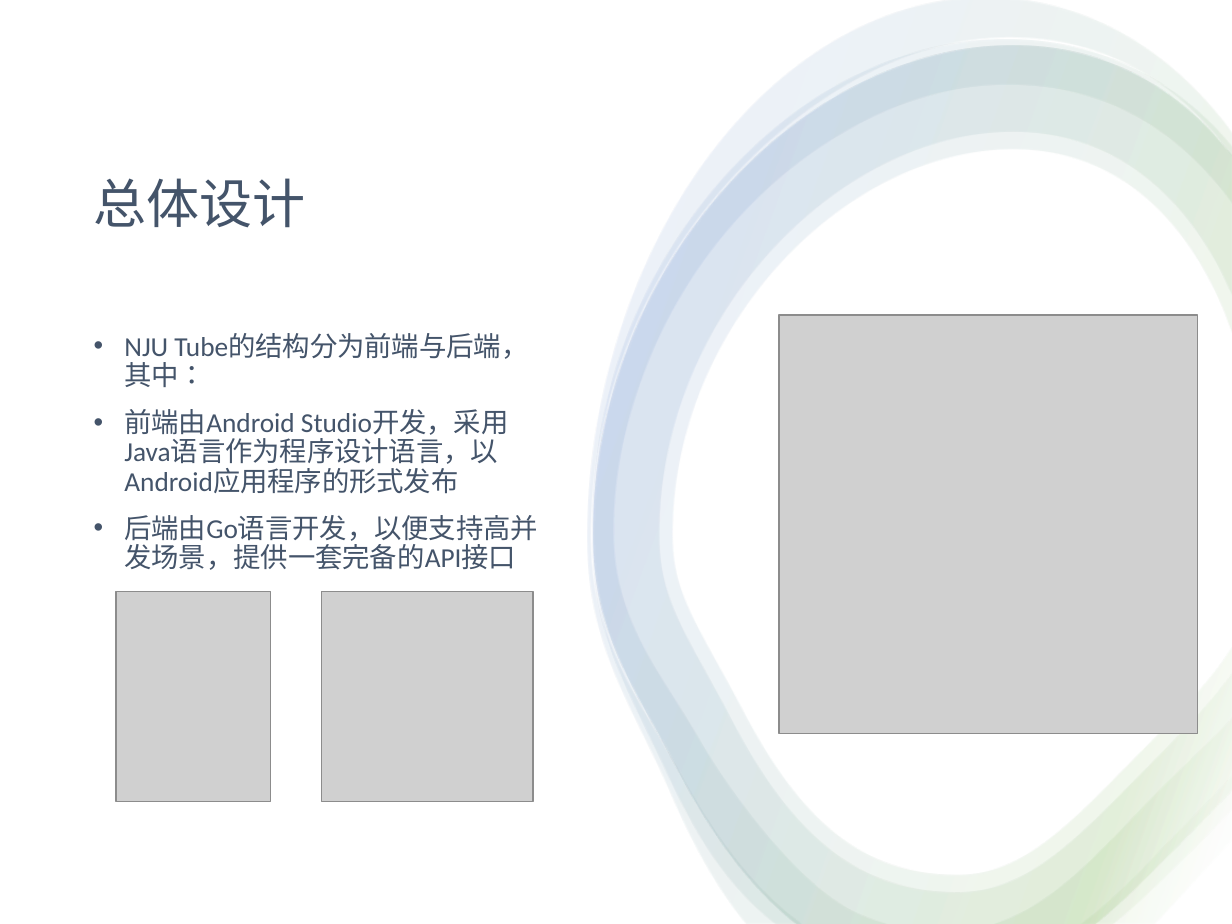
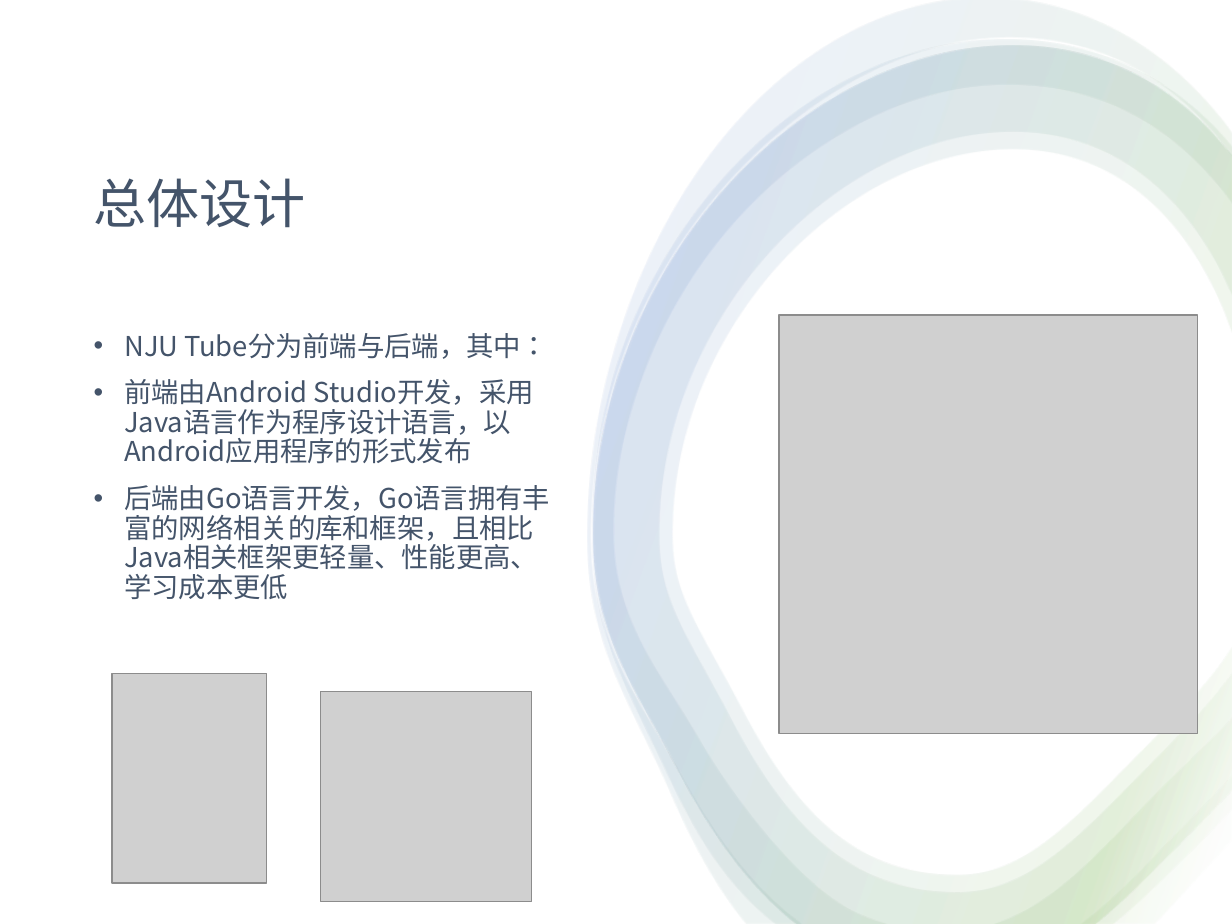
Before and after one commit to Relate13/web_2023, a slide deck: slide 3 of 期末汇报.pptx. Drawn at 1232x924 pixels with LibreOffice and Linux fonts; fonts in the diff are those of the drawing; grey boxes stand for pictures. Boxes give left, top, right and bottom in pixels: in the first picture for what was removed or moved away, otherwise in the second. Text is boxed around its words. In the diff, an @@ line names an element or a change of style, - is before the commit and + after.

```diff
--- a/期末汇报.pptx
+++ b/期末汇报.pptx
@@ text at box(124, 333, 548, 359): text changed; font Calibri to Noto Sans CJK SC @@
-• NJU Tube的结构分为前端与后端，其中：
+• NJU Tube分为前端与后端，其中：
@@ text at box(124, 379, 534, 464): font Calibri to Noto Sans CJK SC in "前端由Android Studio开发，采用Java语言作为程序设计语言，以Android应用程序的形式发布" @@
@@ text at box(124, 485, 550, 599): text changed; font Calibri to Noto Sans CJK SC @@
-• 后端由Go语言开发，以便支持高并发场景，提供一套完备的API接口
+• 后端由Go语言开发，Go语言拥有丰富的网络相关的库和框架，且相比Java相关框架更轻量、性能更高、学习成本更低
@@ picture: place and size @@
-picture at box(116, 591, 270, 801)
+picture at box(112, 673, 266, 882)
@@ picture: place and size @@
-picture at box(322, 591, 533, 801)
+picture at box(320, 691, 532, 901)
```
Also in this commit, not shown: 13 other slides changed, 1 slide added.
